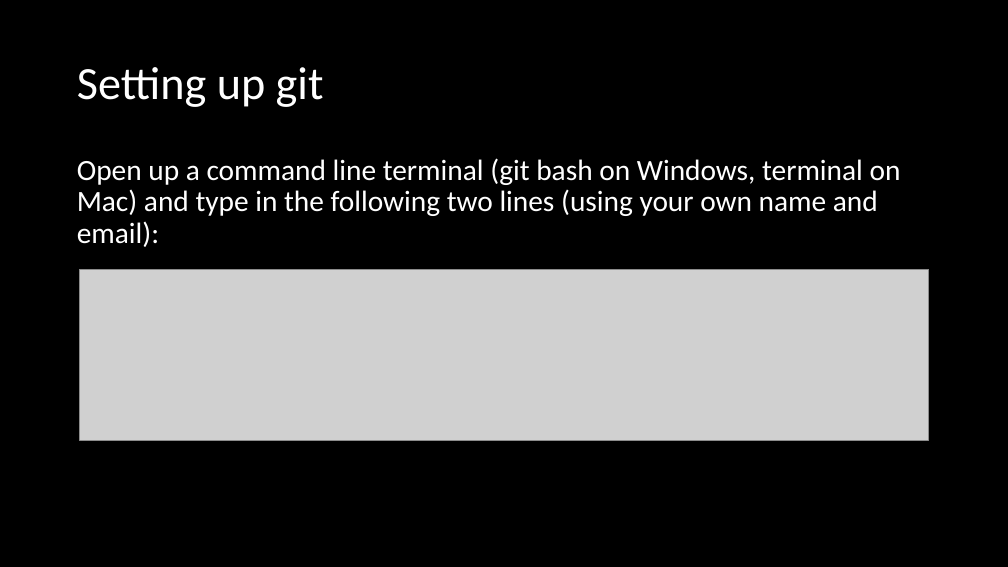
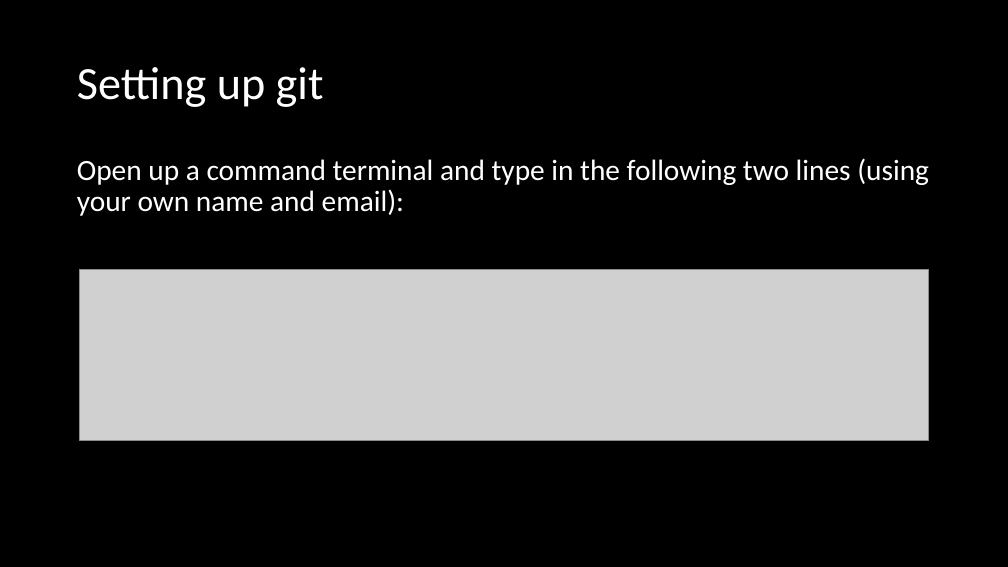
Before and after one commit to adsmithca/DFO_R_workshops, a slide deck: slide 11 of dfo_git_workshop/Using version control.pptx. Drawn at 1008x567 pixels with LibreOffice and Linux fonts; fonts in the diff are those of the drawing; grey boxes stand for pictures. Boxes give left, top, right and bottom in pixels: in the first picture for what was removed or moved away, otherwise in the second. Text is boxed around its words. In the diff, an @@ line names an element or a change of style, - is before the commit and + after.

Commit message:
updated commands for the first git workshop including a fix for Mac users

```diff
--- a/dfo_git_workshop/Using version control.pptx
+++ b/dfo_git_workshop/Using version control.pptx
@@ text at box(77, 158, 929, 216): text changed @@
-Open up a command line terminal (git bash on Windows, terminal on Mac) and type in the following two lines (using your own name and email):
+Open up a command terminal and type in the following two lines (using your own name and email):
```
Also in this commit, not shown: 1 other slide changed, 1 slide removed, 1 other file.
